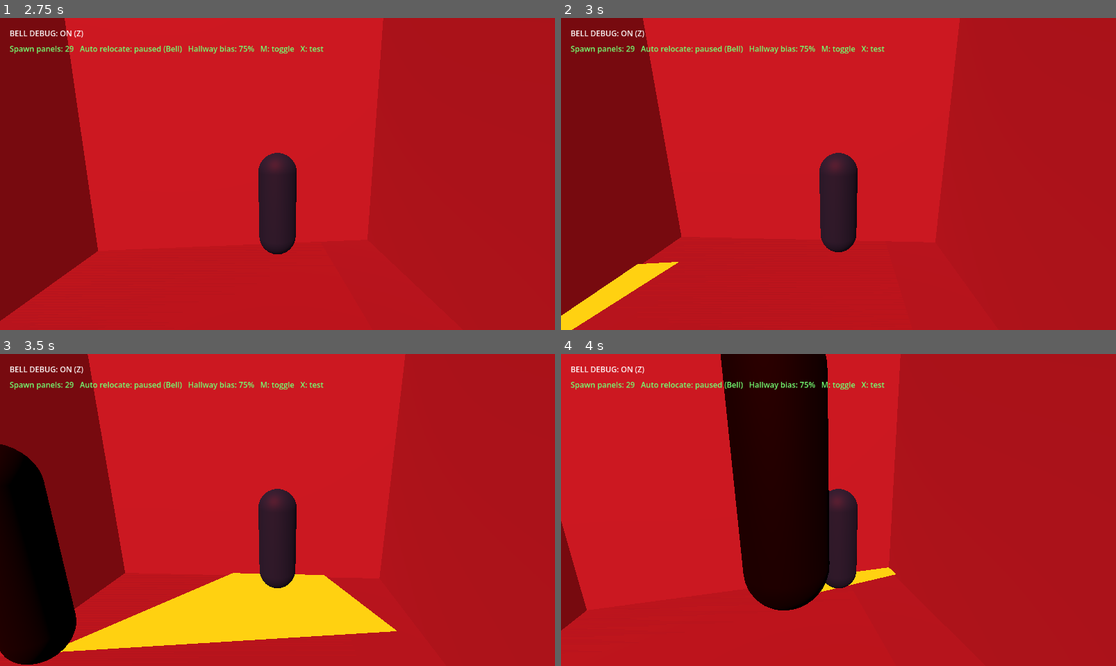
Above: before the commit, frames 1-4 (two rows, left to right).
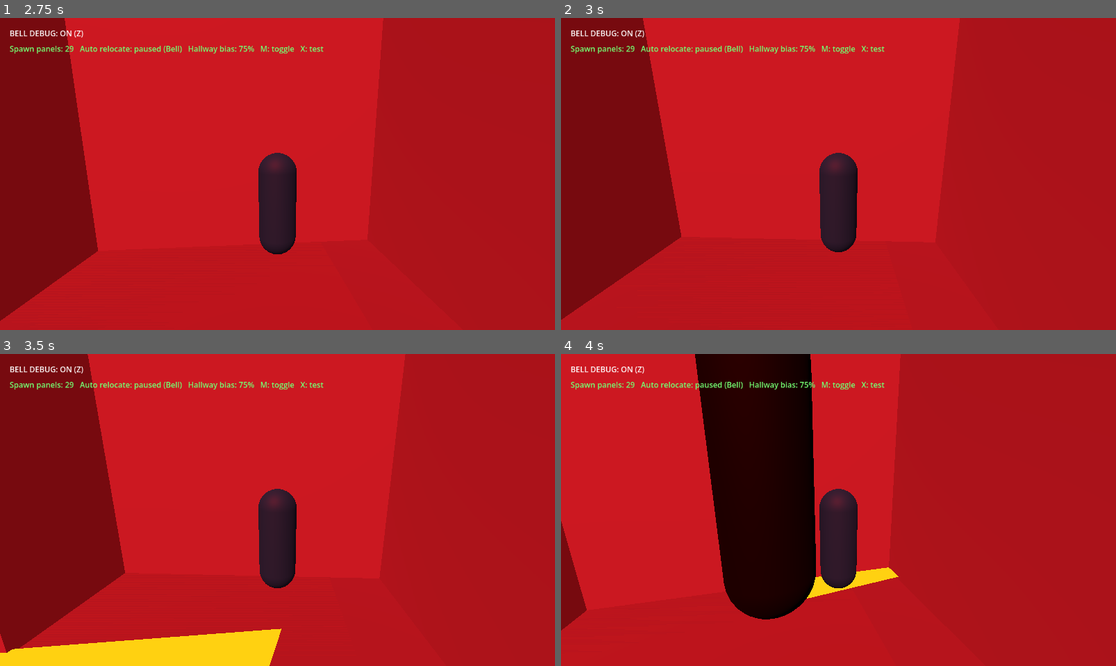
Above: after the commit, the same moments.

Repository: evanqjones/Comp440Project3
Game: Godot game, scene res://scenes/school_blockout_preview.tscn
Same seed, same stepped clock (60 frames per second), same inputs: the game is played once before the commit and once after it.
Inputs (mouse positions are in pixels of both pictures, inside the frame that each line leads up to):
- Up to frame 1 (2.75 s): tap Enter at 0.5 s; move the mouse to (305, 174) at 0.52 s; hold Shift 0.53-1.28 s; hold W from 0.53 s (still down); move the mouse to (249, 174) at 1.27 s; tap Z at 1.35 s; move the mouse to (288, 167) at 2.02 s; tap M at 2.1 s
- Up to frame 2 (3 s): keep holding W; move the mouse to (832, 180) at 2.77 s; tap X at 2.85 s
- Up to frame 3 (3.5 s): keep holding W
- Up to frame 4 (4 s): keep holding W; move the mouse to (877, 513) at 3.52 s; hold Shift from 3.53 s (still down)

Frame 1 is identical in both runs. In frame 2, 1.3% of the frame differs, in the area x 0-22%, y 78-100%; in frame 3, 17%, in the area x 0-72%, y 28-100%; in frame 4, 5.8%.

Commit message:
Add room idle and hallway pacing patrol

Diff:
--- a/scenes/monster_placeholder.gd
+++ b/scenes/monster_placeholder.gd
@@ -4,6 +4,9 @@
 @export_range(0.125, 8.0, 0.03125) var sight_half_width: float = 1.125
 @export_range(0.1, 3.0, 0.1) var preview_patrol_speed: float = 0.5
 @export_range(0.25, 5.0, 0.25) var preview_patrol_half_length: float = 1.75
+@export_range(3.0, 60.0, 1.0) var preview_hallway_pace_seconds: float = 18.0
+@export_range(0.5, 20.0, 0.5) var preview_classroom_idle_seconds: float = 4.0
+@export_range(5.0, 60.0, 1.0) var preview_patrol_transfer_timeout: float = 25.0
 @export_range(0.1, 10.0, 0.1) var preview_short_chase_speed: float = 4.5
 @export_range(0.1, 15.0, 0.1) var preview_bell_chase_speed: float = 6.5
 @export_range(0.1, 5.0, 0.1) var preview_lose_sight_grace: float = 1.0
@@ -20,6 +23,15 @@
 var _patrol_progress := 0.0
 var _patrol_sign := 1.0
 var _patrol_active := false
+var _patrol_cycle_active := false
+var _patrol_room_positions: Array[Vector3] = []
+var _patrol_room_index := 0
+var _patrol_room_position := Vector3.ZERO
+var _patrol_hall_start := Vector3.ZERO
+var _patrol_hall_end := Vector3.ZERO
+var _patrol_cycle_phase: StringName = &""
+var _patrol_cycle_target := Vector3.ZERO
+var _patrol_cycle_elapsed := 0.0
 var _player_target: Node3D
 var _lost_sight_time := 0.0
 var _preview_bell_active := false
@@ -45,6 +57,7 @@
     axis.y = 0.0
     if axis.length_squared() < 0.001:
         return
+    _patrol_cycle_active = false
     _patrol_axis = axis.normalized()
     _patrol_origin = global_position
     _patrol_progress = 0.0
@@ -53,10 +66,47 @@
     current_state = &"PATROL"
     monster_state_changed.emit(current_state)
 
+func start_preview_room_hall_patrol(classroom_positions: Array[Vector3], hallway_start: Vector3, hallway_end: Vector3) -> void:
+    if classroom_positions.is_empty():
+        return
+    _patrol_cycle_active = true
+    _patrol_room_positions = classroom_positions
+    _patrol_hall_start = hallway_start
+    _patrol_hall_end = hallway_end
+    _patrol_active = true
+    _select_nearest_patrol_room(global_position)
+    _start_patrol_cycle_phase(&"MOVE_TO_ROOM", _patrol_room_position)
+    _set_state(&"PATROL")
+
+func _select_nearest_patrol_room(from_position: Vector3) -> void:
+    var nearest_distance := INF
+    for index in _patrol_room_positions.size():
+        var distance: float = from_position.distance_squared_to(_patrol_room_positions[index])
+        if distance < nearest_distance:
+            nearest_distance = distance
+            _patrol_room_index = index
+            _patrol_room_position = _patrol_room_positions[index]
+
+func _select_next_patrol_room() -> void:
+    if _patrol_room_positions.is_empty():
+        return
+    _patrol_room_index = (_patrol_room_index + 1) % _patrol_room_positions.size()
+    _patrol_room_position = _patrol_room_positions[_patrol_room_index]
+
+func _nearest_hallway_end(from_position: Vector3) -> Vector3:
+    return _patrol_hall_start if from_position.distance_squared_to(_patrol_hall_start) <= from_position.distance_squared_to(_patrol_hall_end) else _patrol_hall_end
+
+func _start_patrol_cycle_phase(phase: StringName, target: Vector3) -> void:
+    _patrol_cycle_phase = phase
+    _patrol_cycle_target = target
+    _patrol_cycle_elapsed = 0.0
+    if phase != &"ROOM_IDLE":
+        _navigation_agent.target_position = target
+
 func set_player_target(player: Node3D) -> void:
     _player_target = player
 
-func try_preview_offscreen_teleport(destination: Vector3, player_camera: Camera3D) -> bool:
+func try_preview_offscreen_teleport(destination: Vector3, player_camera: Camera3D, spawn_id: StringName = &"") -> bool:
     # This is a manual preview hook. Production relocation timing/candidate choice
     # remains a stalking-system decision; Bell chase categorically rejects it.
     if _preview_bell_active or current_state != &"PATROL" or not is_instance_valid(player_camera):
@@ -72,7 +122,15 @@
         return false
     global_position = destination
     velocity = Vector3.ZERO
-    start_preview_hallway_patrol(_patrol_axis)
+    if _patrol_cycle_active:
+        _select_nearest_patrol_room(destination)
+        var destination_id := String(spawn_id)
+        if destination_id.begins_with("class_") or destination_id.begins_with("inside_class_"):
+            _start_patrol_cycle_phase(&"ROOM_IDLE", destination)
+        elif _patrol_cycle_phase == &"ROOM_IDLE" or _patrol_cycle_phase == &"MOVE_TO_ROOM":
+            _start_patrol_cycle_phase(&"MOVE_TO_ROOM", _patrol_room_position)
+    elif not _patrol_cycle_active:
+        start_preview_hallway_patrol(_patrol_axis)
     return true
 
 func _monster_body_visible_from_camera(base_position: Vector3, player_camera: Camera3D) -> bool:
@@ -206,6 +264,9 @@
 func _update_patrol(delta: float) -> void:
     if not _patrol_active:
         return
+    if _patrol_cycle_active:
+        _update_room_hall_patrol(delta)
+        return
 
     var next_progress := _patrol_progress + _patrol_sign * preview_patrol_speed * delta
     if next_progress >= preview_patrol_half_length:
@@ -228,6 +289,62 @@
     var facing := _patrol_axis * _patrol_sign
     look_at(global_position + facing, Vector3.UP)
 
+func _update_room_hall_patrol(delta: float) -> void:
+    _patrol_cycle_elapsed += delta
+    match _patrol_cycle_phase:
+        &"MOVE_TO_ROOM":
+            if _move_toward_patrol_target(delta, true):
+                _start_patrol_cycle_phase(&"ROOM_IDLE", _patrol_room_position)
+            elif _patrol_cycle_elapsed >= preview_patrol_transfer_timeout:
+                _start_patrol_cycle_phase(&"MOVE_TO_HALLWAY", _nearest_hallway_end(global_position))
+        &"ROOM_IDLE":
+            velocity = Vector3.ZERO
+            move_and_slide()
+            _update_squeeze(Vector3.ZERO, delta)
+            if _patrol_cycle_elapsed >= preview_classroom_idle_seconds:
+                _start_patrol_cycle_phase(&"MOVE_TO_HALLWAY", _nearest_hallway_end(global_position))
+        &"MOVE_TO_HALLWAY":
+            if _move_toward_patrol_target(delta, true):
+                _start_patrol_cycle_phase(&"HALLWAY_PACE", _patrol_hall_end)
+            elif _patrol_cycle_elapsed >= preview_patrol_transfer_timeout:
+                _start_patrol_cycle_phase(&"HALLWAY_PACE", _patrol_hall_end)
+        &"HALLWAY_PACE":
+            if _patrol_cycle_elapsed >= preview_hallway_pace_seconds:
+                _select_next_patrol_room()
+                _start_patrol_cycle_phase(&"MOVE_TO_ROOM", _patrol_room_position)
+            elif _move_toward_patrol_target(delta):
+                var next_end := _patrol_hall_start if _patrol_cycle_target.distance_to(_patrol_hall_end) < 0.1 else _patrol_hall_end
+                _patrol_cycle_target = next_end
+                _navigation_agent.target_position = next_end
+
+func _move_toward_patrol_target(delta: float, force_squeeze: bool = false) -> bool:
+    if _navigation_agent.is_navigation_finished() and global_position.distance_to(_patrol_cycle_target) <= maxf(0.6, _navigation_agent.target_desired_distance + 0.1):
+        velocity = Vector3.ZERO
+        move_and_slide()
+        _update_squeeze(Vector3.ZERO, delta)
+        return true
+
+    var direction := _navigation_agent.get_next_path_position() - global_position
+    direction.y = 0.0
+    if direction.length_squared() < 0.01:
+        velocity = Vector3.ZERO
+        move_and_slide()
+        _update_squeeze(Vector3.ZERO, delta)
+        return false
+
+    direction = direction.normalized()
+    velocity = direction * preview_patrol_speed
+    var centerline_is_clear := _is_centerline_clear(direction)
+    move_and_slide()
+    look_at(global_position + direction, Vector3.UP)
+    var squeezed_against_doorway := false
+    for collision_index in get_slide_collision_count():
+        if absf(get_slide_collision(collision_index).get_normal().y) < 0.5 and centerline_is_clear:
+            squeezed_against_doorway = true
+            break
+    _update_squeeze(direction, delta, force_squeeze or squeezed_against_doorway)
+    return _navigation_agent.is_navigation_finished() and global_position.distance_to(_patrol_cycle_target) <= maxf(0.6, _navigation_agent.target_desired_distance + 0.1)
+
 func _update_short_chase(delta: float) -> void:
     if not is_instance_valid(_player_target):
         _set_state(&"PATROL")
--- a/scenes/school_blockout_preview.gd
+++ b/scenes/school_blockout_preview.gd
@@ -240,20 +240,20 @@
     if hallway_first:
         hallway_markers.shuffle()
         for marker in hallway_markers:
-            if monster.try_preview_offscreen_teleport(marker.global_position, player.player_camera):
+            if monster.try_preview_offscreen_teleport(marker.global_position, player.player_camera, StringName(marker.get_meta("spawn_id", ""))):
                 return
         other_markers.shuffle()
         for marker in other_markers:
-            if monster.try_preview_offscreen_teleport(marker.global_position, player.player_camera):
+            if monster.try_preview_offscreen_teleport(marker.global_position, player.player_camera, StringName(marker.get_meta("spawn_id", ""))):
                 return
     else:
         other_markers.shuffle()
         for marker in other_markers:
-            if monster.try_preview_offscreen_teleport(marker.global_position, player.player_camera):
+            if monster.try_preview_offscreen_teleport(marker.global_position, player.player_camera, StringName(marker.get_meta("spawn_id", ""))):
                 return
         hallway_markers.shuffle()
         for marker in hallway_markers:
-            if monster.try_preview_offscreen_teleport(marker.global_position, player.player_camera):
+            if monster.try_preview_offscreen_teleport(marker.global_position, player.player_camera, StringName(marker.get_meta("spawn_id", ""))):
                 return
 
 func _load_school_model() -> void:
@@ -323,7 +323,25 @@
         bounds.position.y + bounds.size.y,
         center.z + direction.z * 2.5
     )
-    monster.start_preview_hallway_patrol(Vector3.RIGHT)
+    var navigation_agent: NavigationAgent3D = monster.get_node("NavigationAgent3D")
+    var navigation_map: RID = navigation_agent.get_navigation_map()
+    var classroom_positions: Array[Vector3] = []
+    for floor_name in ["classroom a floor", "classroom c floor", "classroom d floor", "classroom e floor"]:
+        var classroom_floor: MeshInstance3D = _find_room_floor(school, floor_name)
+        if classroom_floor == null or classroom_floor.mesh == null:
+            continue
+        var classroom_bounds: AABB = classroom_floor.global_transform * classroom_floor.mesh.get_aabb()
+        var room_position := Vector3(
+            classroom_bounds.position.x + classroom_bounds.size.x * 0.5,
+            classroom_bounds.position.y + classroom_bounds.size.y,
+            classroom_bounds.position.z + classroom_bounds.size.z * 0.5
+        )
+        classroom_positions.append(NavigationServer3D.map_get_closest_point(navigation_map, room_position))
+    var hallway_start := Vector3(bounds.position.x + 2.5, bounds.position.y + bounds.size.y, center.z)
+    var hallway_end := Vector3(bounds.end.x - 7.0, bounds.position.y + bounds.size.y, center.z)
+    hallway_start = NavigationServer3D.map_get_closest_point(navigation_map, hallway_start)
+    hallway_end = NavigationServer3D.map_get_closest_point(navigation_map, hallway_end)
+    monster.start_preview_room_hall_patrol(classroom_positions, hallway_start, hallway_end)
 
 func _apply_bell_debug_state() -> void:
     preview_environment.environment.background_color = BELL_BACKGROUND if _bell_debug_active else NORMAL_BACKGROUND
Not shown, changed: After-School-AI-GDD/docs/PROGRESS.md
